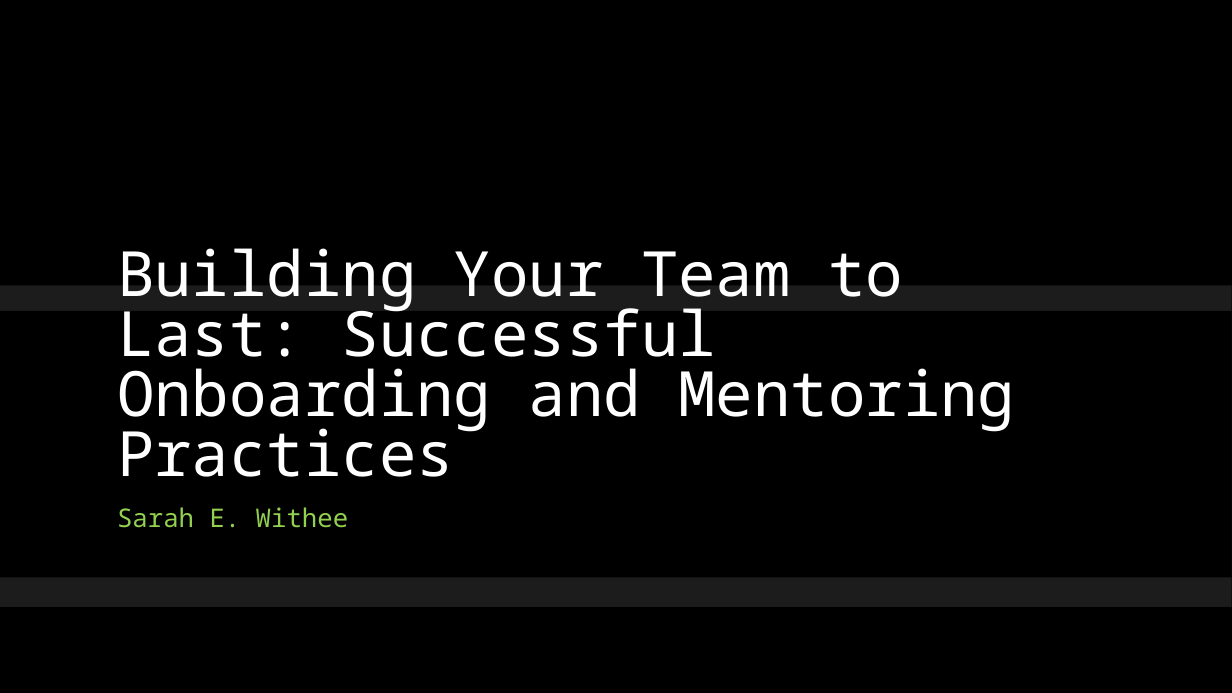
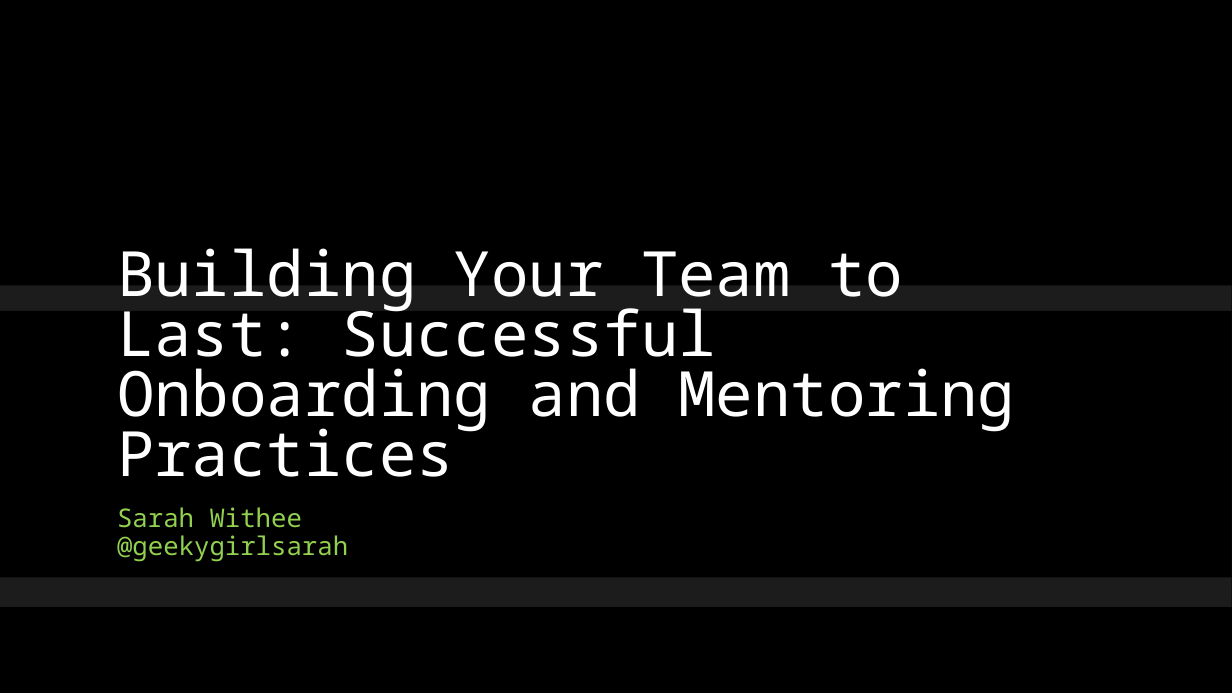
Before and after one commit to geekygirlsarah/talk-building-your-team-to-last, a slide deck: slide 1 of Building Your Team to Last.pptx. Drawn at 1232x693 pixels with LibreOffice and Linux fonts; fonts in the diff are those of the drawing; background and template pictures are left out. Boxes give left, top, right and bottom in pixels: in the first picture for what was removed or moved away, otherwise in the second. Text is boxed around its words. In the diff, an @@ line names an element or a change of style, - is before the commit and + after.

```diff
--- a/Building Your Team to Last.pptx
+++ b/Building Your Team to Last.pptx
@@ subtitle at <box>117,507,348,562</box>: text changed @@
-Sarah E. Withee
+Sarah Withee
+@geekygirlsarah
```
Also in this commit, not shown: 9 other slides changed, 3 slides added, 1 slide removed.
